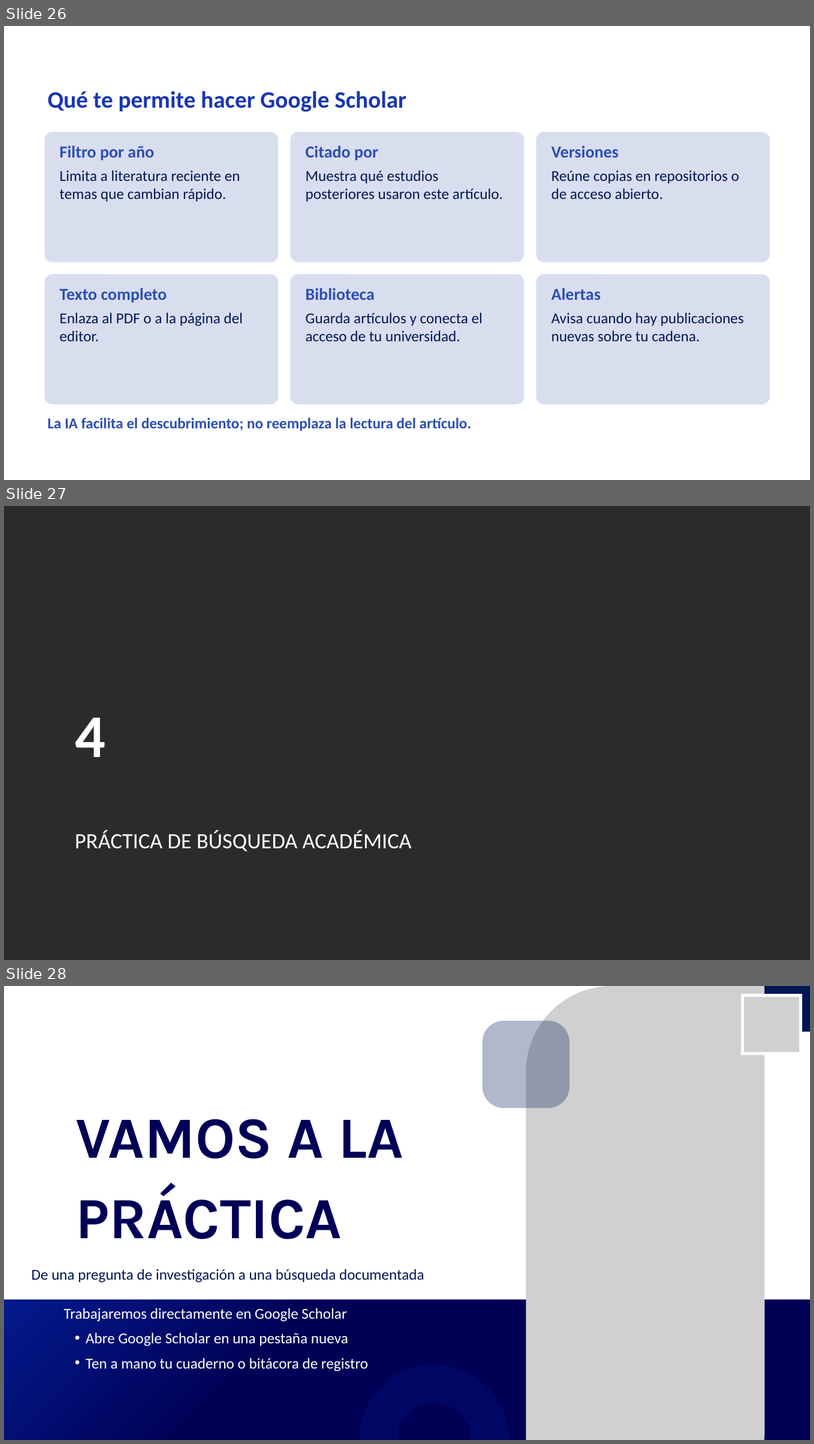
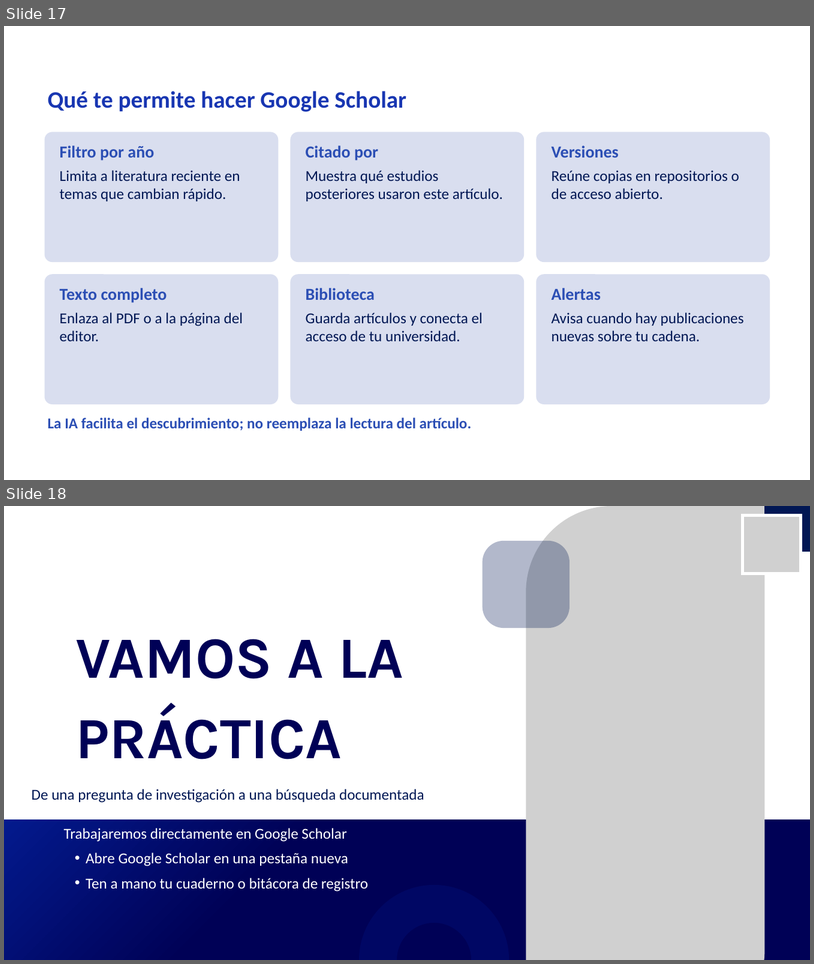
Before and after one commit to Rociosayan/analitica-empresarial-integrada, a slide deck: Sesion_04.pptx. Shown one above the other, each under a label of ours: slides 26, 27 and 28 before the commit, slides 17 and 18 after it. The pictures are 814x1444 and 814x964 pixels, drawn with LibreOffice and Linux fonts; fonts in the diff are those of the drawing; grey boxes stand for pictures; background and template pictures are left out; a plain dark background stands for a picture behind light text. Boxes give left, top, right and bottom in pixels: in the first picture for what was removed or moved away, otherwise in the second. Text is boxed around its words. In the diff, an @@ line names an element or a change of style, - is before the commit and + after.

```diff
--- a/Sesion_04.pptx
+++ b/Sesion_04.pptx
@@ slide 27 removed at [4, 506, 810, 960], background picture (left out) @@
@@ text removed at [75, 717, 105, 757] @@
-4
@@ text removed at [75, 829, 412, 851] @@
-PRÁCTICA DE BÚSQUEDA ACADÉMICA
@@ what was slide 26 is now slide 17 @@
@@ what was slide 28 is now slide 18 @@
```
Also in this commit, not shown: 3 slides changed, 11 other slides removed.
